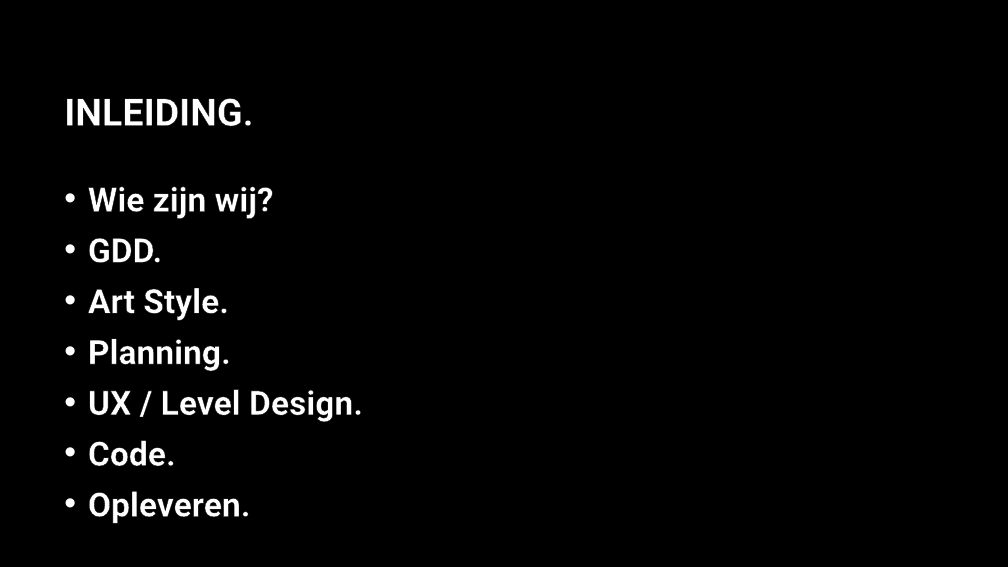
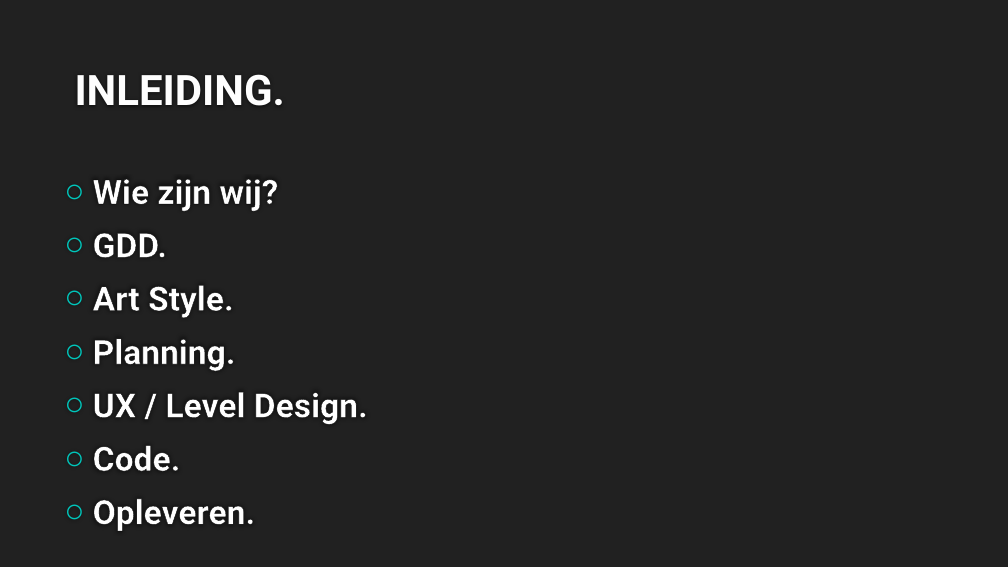
Before and after one commit to DanialVEVO/Gamelab2, a slide deck: slide 2 of Presentatie/Concept Fase.pptx. Drawn at 1008x567 pixels with LibreOffice and Linux fonts; fonts in the diff are those of the drawing; background and template pictures are left out. Boxes give left, top, right and bottom in pixels: in the first picture for what was removed or moved away, otherwise in the second. Text is boxed around its words. In the diff, an @@ line names an element or a change of style, - is before the commit and + after.

```diff
--- a/Presentatie/Concept Fase.pptx
+++ b/Presentatie/Concept Fase.pptx
@@ background picture (left out) to #212121 @@
@@ title "INLEIDING.": place and size @@
-title "INLEIDING." at [64, 98, 253, 126]
+title "INLEIDING." at [75, 74, 285, 106]
@@ title "INLEIDING." at [75, 74, 285, 106]: size 36 to 40 pt, text colour #FFFFFF to #FEFEFE; vertical alignment middle to bottom @@
@@ text "Wie zijn wij?" at [93, 179, 368, 531]: bullet • to ○; more space between paragraphs; bullet colour #FFFFFF to #00C6BB @@
```
Also in this commit, not shown: 8 other slides changed, 1 other file.
